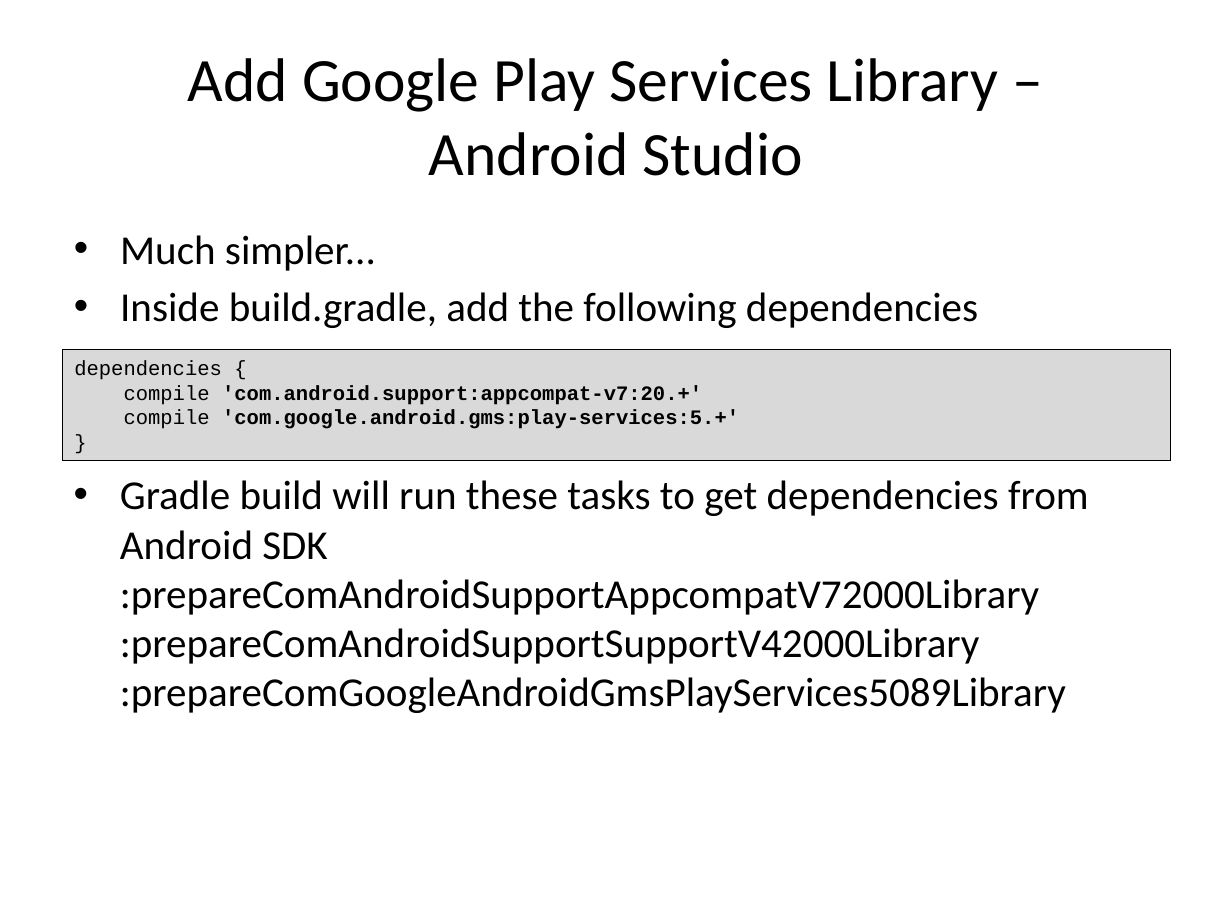
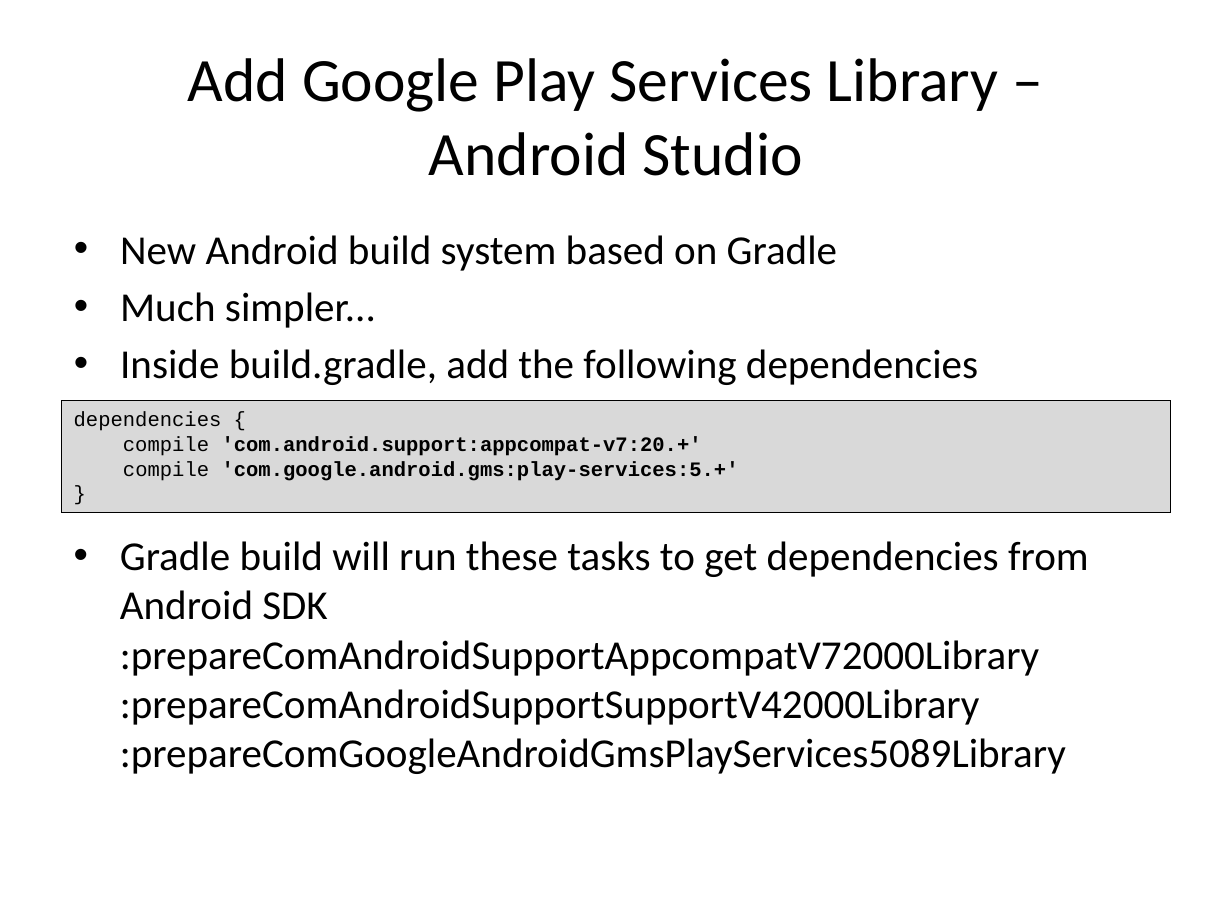
Before and after one commit to LeadingEDJE/MobilePushNotification, a slide deck: slide 11 of Implementing Push Notification in Android.pptx. Drawn at 1232x924 pixels with LibreOffice and Linux fonts; fonts in the diff are those of the drawing; background and template pictures are left out. Boxes give left, top, right and bottom in pixels: in the first picture for what was removed or moved away, otherwise in the second. Text is boxed around its words. In the diff, an @@ line names an element or a change of style, - is before the commit and + after.

```diff
--- a/Implementing Push Notification in Android.pptx
+++ b/Implementing Push Notification in Android.pptx
@@ text at bbox=[120, 235, 837, 271]: paragraph added @@
+• New Android build system based on Gradle
@@ rectangle "dependencies { compile 'com.android.support:appcompat-v7:20. ...": place and size @@
-rectangle "dependencies { compile 'com.android.support:appcompat-v7:20. ..." at bbox=[62, 349, 1170, 461]
+rectangle "dependencies { compile 'com.android.support:appcompat-v7:20. ..." at bbox=[62, 400, 1170, 513]
@@ text "Gradle build will run these ...": place and size @@
-text "Gradle build will run these ..." at bbox=[120, 480, 1089, 713]
+text "Gradle build will run these ..." at bbox=[120, 541, 1089, 774]
```
Also in this commit, not shown: 10 other slides changed, 3 other files.
